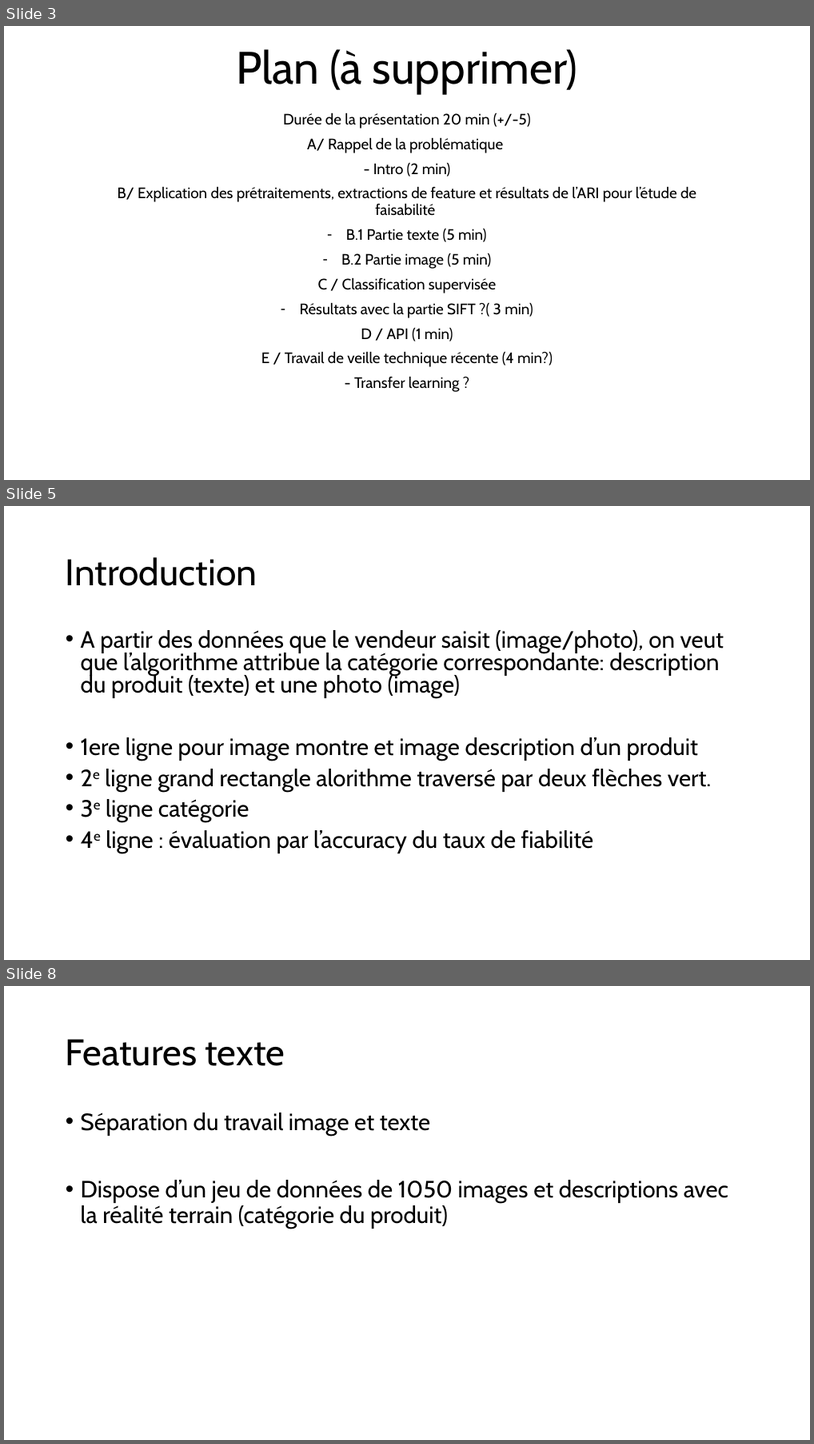
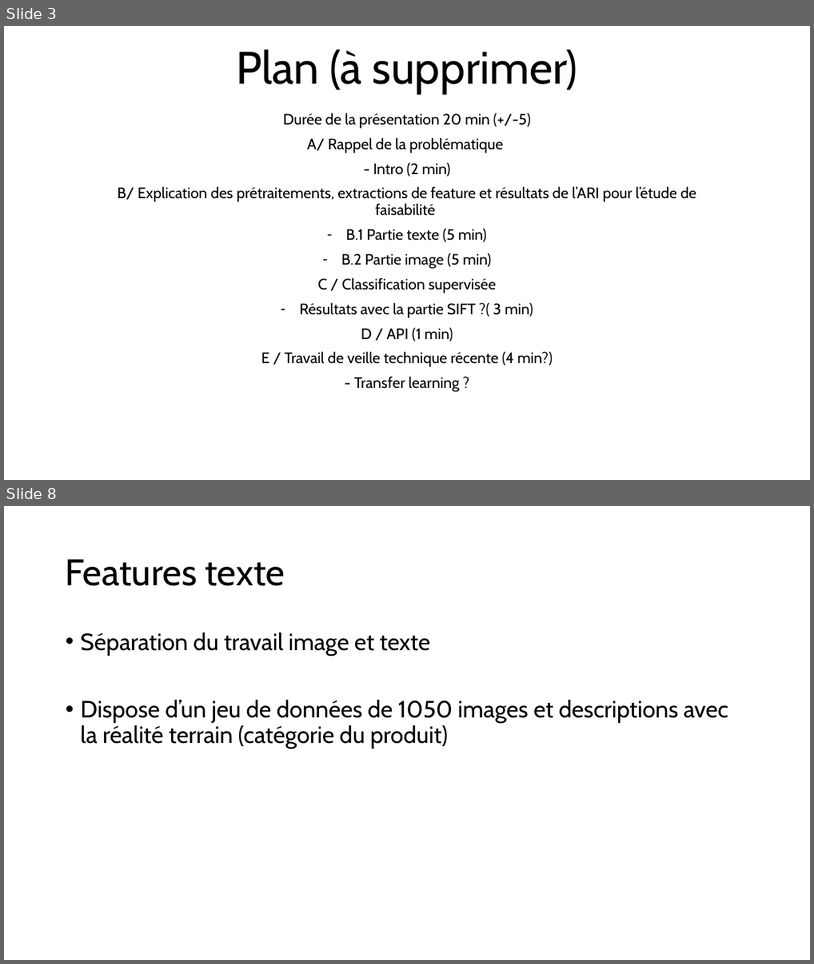
Before and after one commit to Hedredo/oc_projet_6, a slide deck: 5_presentation_072024.pptx. Shown one above the other, each under a label of ours: slides 3, 5 and 8 before the commit, slides 3 and 8 after it; the slides between them are not shown. The pictures are 814x1444 and 814x964 pixels, drawn with LibreOffice and Linux fonts; fonts in the diff are those of the drawing. Boxes give left, top, right and bottom in pixels: in the first picture for what was removed or moved away, otherwise in the second. Text is boxed around its words. In the diff, an @@ line names an element or a change of style, - is before the commit and + after.

```diff
--- a/5_presentation_072024.pptx
+++ b/5_presentation_072024.pptx
@@ slide 5 removed at box(4, 506, 810, 960), background #FFFFFF @@
@@ title removed at box(66, 557, 257, 586) @@
-Introduction
@@ text removed at box(81, 630, 725, 853) @@
-• A partir des données que le vendeur saisit (image/photo), on veut que l’algorithme attribue la catégorie correspondante: description du produit (texte) et une photo (image)
-• 1ere ligne pour image montre et image description d’un produit
-• 2e ligne grand rectangle alorithme traversé par deux flèches vert.
-• 3e ligne catégorie
-• 4e ligne : évaluation par l’accuracy du taux de fiabilité
```
Also in this commit, not shown: 2 slides changed, 3 slides added, 2 other slides removed, 3 other files.
